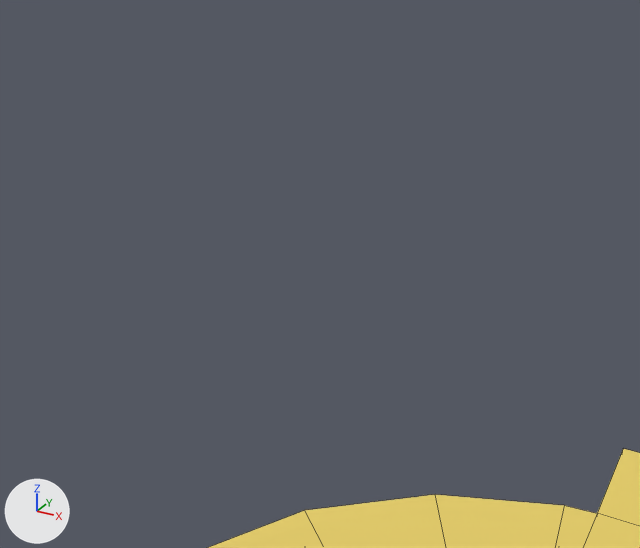
The Blender file Models/Pickups.blend, before and after one commit.
Camera for both pictures: a camera (50 mm lens) standing at (0.33, -1.01, 21.76) and looking at (-0.15, -0.15, 21.33). Lighting does not change. The marker at lower left points along +X, +Y and +Z. Mesh edges are drawn as thin lines.

Objects in the first picture: 'FundingDollar'.
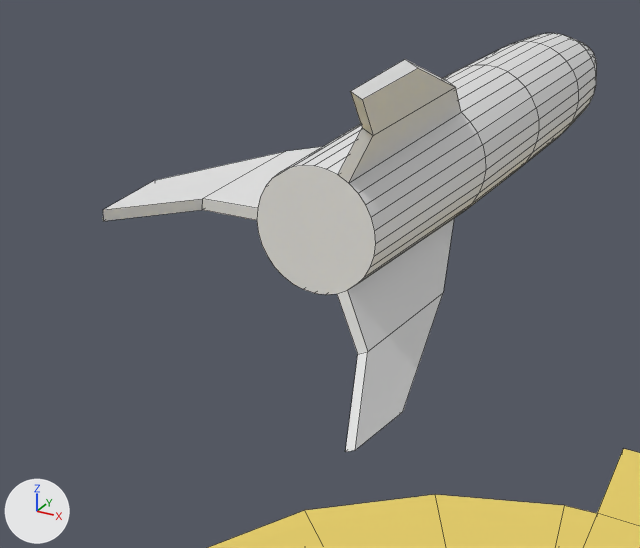
Pixel boxes (x1, y1, x2, y2) of what changed, in the pictures (640 x 548 px):
'WMD', added
    after: (103, 33, 597, 452)

The change, as a list of edits to the scene's bpy script:
```text
Add me_cylinder:
    me_cylinder.from_pydata(...)  # 217 vertices, 217 faces; spans x -0.16..0.083, y -0.506..0.5, z -0.149..0.143
Add ob_wmd:
    ob_wmd = bpy.data.objects.new('WMD', me_cylinder)
    ob_wmd.location = (0.0, 0.0, 21.507)
```
